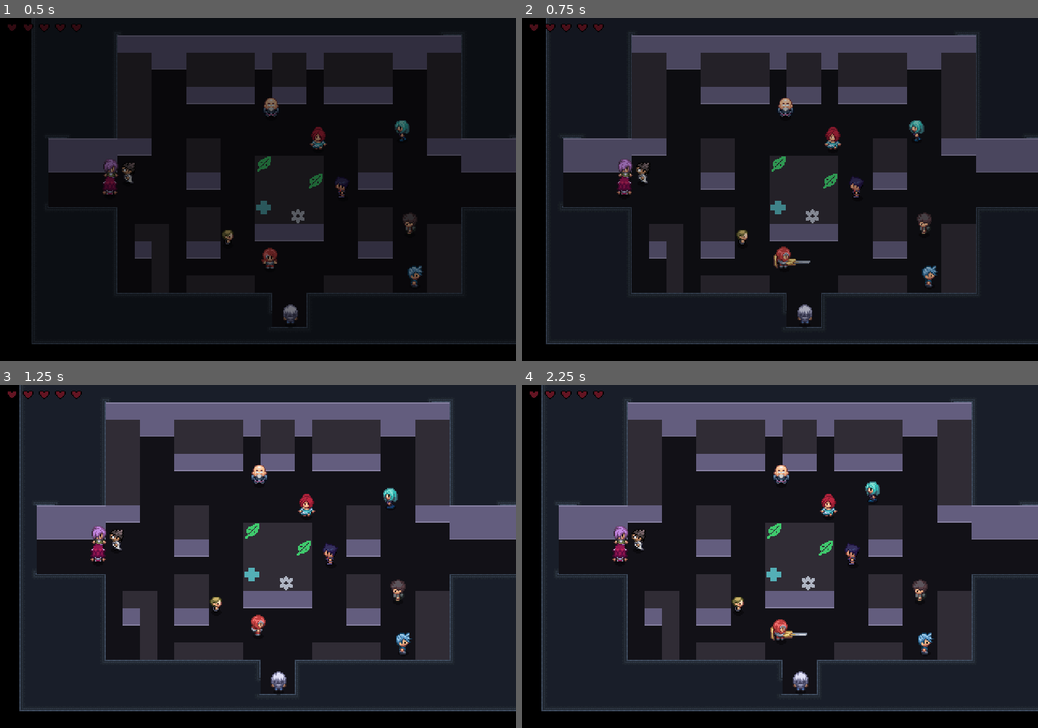
Above: before the commit, frames 1-4 (two rows, left to right).
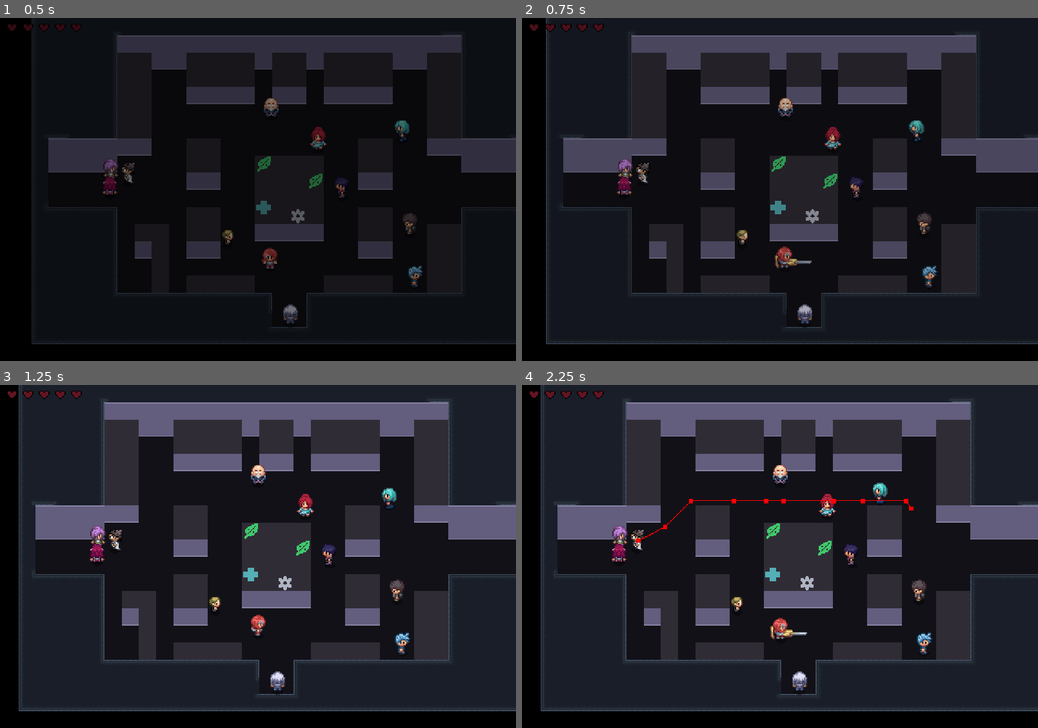
Above: after the commit, the same moments.

Repository: AmethystBlack/personal
Game: Godot game, scene res://world.tscn
Same seed, same stepped clock (60 frames per second), same inputs: the game is played once before the commit and once after it.
Inputs (mouse positions are in pixels of both pictures, inside the frame that each line leads up to):
- Up to frame 1 (0.5 s): no input
- Up to frame 2 (0.75 s): move the mouse to (924, 131) at 0.52 s; hold Right (ui_right) from 0.53 s (still down); tap Space (attack) at 0.6 s; click (924, 131) at 0.67 s
- Up to frame 3 (1.25 s): keep holding Right (ui_right); tap Q (misc) at 0.8 s
- Up to frame 4 (2.25 s): move the mouse to (640, 539) at 1.27 s; release Right (ui_right) at 1.28 s; hold Down (ui_down) 1.28-2.03 s; tap Q (misc) at 1.35 s; click (640, 539) at 1.42 s; tap Space (attack) at 1.55, 2.1 s; move the mouse to (924, 642) at 2.02 s; hold Right (ui_right) from 2.03 s (still down); click (924, 642) at 2.17 s

Frame 1 is identical in both runs. In frame 2, 0.1% of the frame differs, in the area x 48-57%, y 66-73%; in frame 3, 3.0%; in frame 4, 3.4%, in the area x 3-97%, y 0-96%.

Commit message:
player attack repair

Diff:
--- a/Polar/character/PolarNPC/Evristt/evristt.tscn
+++ b/Polar/character/PolarNPC/Evristt/evristt.tscn
@@ -11,9 +11,10 @@
 offset = Vector2(-24, -48)
 
 [node name="Stats" parent="." index="9"]
+max_health = 5
 initiative = 70
 
-[editable path="HitboxPivot/SwordHitbox"]
+[editable path="HitboxPivot/AttackHitbox"]
 [editable path="HitboxPivot/InteractRange"]
 [editable path="Hurtbox"]
 [editable path="SoftCollision"]
--- a/Polar/character/PolarNPC/polar_npc.gd
+++ b/Polar/character/PolarNPC/polar_npc.gd
@@ -10,7 +10,7 @@
 		h.Party.append(self)
 
 func _input(event):
-	if h.HUD.canControl():
+	if h.HUD and h.HUD.canControl():
 		if mousedOver == true:
 			if event is InputEventMouseButton && event.pressed == true:
 				h.HUD.selectCharacter(self)
--- a/Polar/character/actor.gd
+++ b/Polar/character/actor.gd
@@ -154,7 +154,7 @@
 
 func move_state(delta):
 	if moveVector != Vector2.ZERO:
-		velocity = velocity.move_toward(moveVector * stats.max_speed, (stats.acceleration * delta))
+		velocity = getVelocity(moveVector, delta)
 		updateFacing(velocity)
 	else:
 		animationState.travel("Idle")
@@ -169,7 +169,7 @@
 func set_movement_target(movement_target: Vector2):
 	navigation_agent.target_position = movement_target
 
-func path_state(_delta):
+func path_state(delta):
 	if navigation_agent.is_navigation_finished():
 		state = State.MOVING
 		animationState.travel("Idle")
@@ -178,11 +178,30 @@
 	var current_agent_position: Vector2 = global_position
 	var next_path_position: Vector2 = navigation_agent.get_next_path_position()
 	#print(next_path_position)
-	velocity = current_agent_position.direction_to(next_path_position) * stats.max_speed
+	var moveToward = current_agent_position.direction_to(next_path_position)
+	velocity = getVelocity(moveToward, delta)
 	updateFacing(velocity)
 	if softCollision.is_colliding():
-		velocity += softCollision.get_push_vector() * _delta * 500
-	move_and_slide()
+		velocity += softCollision.get_push_vector() * delta * 500
+	move_and_slide()
+
+func getVelocity(direction, delta):
+	var acceleration = getAcceleration(delta)
+	var velo = direction * stats.max_speed
+	var velo2 = velocity.move_toward(direction * stats.max_speed, acceleration)
+
+	# jank reduction act of 2025
+	if abs(velo2.x) > abs(velo.x):
+		velo2.x = velo.x
+	if abs(velo2.y) > abs(velo.y):
+		velo2.y = velo.y
+
+	return velo2
+
+func getAcceleration(delta):
+	var acceleration = stats.acceleration * delta
+	acceleration *= 10
+	return acceleration
 
 ##❆❅❆❅❆❆❅❆❅❆❆❅❆❅❆❆❅❆❅❆❆❅❆❅❆❆❅❆❅❆❆❅❆❅❆❆❅❆❅❆❆❅❆❅❆
 ##❅❆❅	Damage and Interaction
--- a/Polar/character/actor.tscn
+++ b/Polar/character/actor.tscn
@@ -19,6 +19,174 @@
 radius = 2.0
 height = 8.0
 
+[sub_resource type="Animation" id="Animation_j4cno"]
+resource_name = "AttackDown"
+length = 0.2
+tracks/0/type = "value"
+tracks/0/imported = false
+tracks/0/enabled = true
+tracks/0/path = NodePath("Sprite2D:position")
+tracks/0/interp = 1
+tracks/0/loop_wrap = true
+tracks/0/keys = {
+"times": PackedFloat32Array(0, 0.1, 0.2),
+"transitions": PackedFloat32Array(1, 1, 1),
+"update": 0,
+"values": [Vector2(0, 0), Vector2(0, 6), Vector2(0, 0)]
+}
+tracks/1/type = "method"
+tracks/1/imported = false
+tracks/1/enabled = true
+tracks/1/path = NodePath(".")
+tracks/1/interp = 1
+tracks/1/loop_wrap = true
+tracks/1/keys = {
+"times": PackedFloat32Array(0.2),
+"transitions": PackedFloat32Array(1),
+"values": [{
+"args": [],
+"method": &"attack_animation_finished"
+}]
+}
+tracks/2/type = "value"
+tracks/2/imported = false
+tracks/2/enabled = true
+tracks/2/path = NodePath("HitboxPivot/AttackHitbox/CollisionShape2D:disabled")
+tracks/2/interp = 1
+tracks/2/loop_wrap = true
+tracks/2/keys = {
+"times": PackedFloat32Array(0, 0.2),
+"transitions": PackedFloat32Array(1, 1),
+"update": 1,
+"values": [false, true]
+}
+
+[sub_resource type="Animation" id="Animation_jpfw5"]
+resource_name = "AttackLeft"
+length = 0.2
+tracks/0/type = "value"
+tracks/0/imported = false
+tracks/0/enabled = true
+tracks/0/path = NodePath("Sprite2D:position")
+tracks/0/interp = 1
+tracks/0/loop_wrap = true
+tracks/0/keys = {
+"times": PackedFloat32Array(0, 0.1, 0.2),
+"transitions": PackedFloat32Array(1, 1, 1),
+"update": 0,
+"values": [Vector2(0, 0), Vector2(-6, 0), Vector2(0, 0)]
+}
+tracks/1/type = "method"
+tracks/1/imported = false
+tracks/1/enabled = true
+tracks/1/path = NodePath(".")
+tracks/1/interp = 1
+tracks/1/loop_wrap = true
+tracks/1/keys = {
+"times": PackedFloat32Array(0.2),
+"transitions": PackedFloat32Array(1),
+"values": [{
+"args": [],
+"method": &"attack_animation_finished"
+}]
+}
+tracks/2/type = "value"
+tracks/2/imported = false
+tracks/2/enabled = true
+tracks/2/path = NodePath("HitboxPivot/AttackHitbox/CollisionShape2D:disabled")
+tracks/2/interp = 1
+tracks/2/loop_wrap = true
+tracks/2/keys = {
+"times": PackedFloat32Array(0, 0.2),
+"transitions": PackedFloat32Array(1, 1),
+"update": 1,
+"values": [false, true]
+}
+
+[sub_resource type="Animation" id="Animation_erkbb"]
+resource_name = "AttackRight"
+length = 0.2
+tracks/0/type = "value"
+tracks/0/imported = false
+tracks/0/enabled = true
+tracks/0/path = NodePath("Sprite2D:position")
+tracks/0/interp = 1
+tracks/0/loop_wrap = true
+tracks/0/keys = {
+"times": PackedFloat32Array(0, 0.1, 0.2),
+"transitions": PackedFloat32Array(1, 1, 1),
+"update": 0,
+"values": [Vector2(0, 0), Vector2(6, 0), Vector2(0, 0)]
+}
+tracks/1/type = "method"
+tracks/1/imported = false
+tracks/1/enabled = true
+tracks/1/path = NodePath(".")
+tracks/1/interp = 1
+tracks/1/loop_wrap = true
+tracks/1/keys = {
+"times": PackedFloat32Array(0.2),
+"transitions": PackedFloat32Array(1),
+"values": [{
+"args": [],
+"method": &"attack_animation_finished"
+}]
+}
+tracks/2/type = "value"
+tracks/2/imported = false
+tracks/2/enabled = true
+tracks/2/path = NodePath("HitboxPivot/AttackHitbox/CollisionShape2D:disabled")
+tracks/2/interp = 1
+tracks/2/loop_wrap = true
+tracks/2/keys = {
+"times": PackedFloat32Array(0, 0.2),
+"transitions": PackedFloat32Array(1, 1),
+"update": 1,
+"values": [false, true]
+}
+
+[sub_resource type="Animation" id="Animation_rgije"]
+resource_name = "AttackUp"
+length = 0.2
+tracks/0/type = "value"
+tracks/0/imported = false
+tracks/0/enabled = true
+tracks/0/path = NodePath("Sprite2D:position")
+tracks/0/interp = 1
+tracks/0/loop_wrap = true
+tracks/0/keys = {
+"times": PackedFloat32Array(0, 0.1, 0.2),
+"transitions": PackedFloat32Array(1, 1, 1),
+"update": 0,
+"values": [Vector2(0, 0), Vector2(0, -6), Vector2(0, 0)]
+}
+tracks/1/type = "method"
+tracks/1/imported = false
+tracks/1/enabled = true
+tracks/1/path = NodePath(".")
+tracks/1/interp = 1
+tracks/1/loop_wrap = true
+tracks/1/keys = {
+"times": PackedFloat32Array(0.2),
+"transitions": PackedFloat32Array(1),
+"values": [{
+"args": [],
+"method": &"attack_animation_finished"
+}]
+}
+tracks/2/type = "value"
+tracks/2/imported = false
+tracks/2/enabled = true
+tracks/2/path = NodePath("HitboxPivot/AttackHitbox/CollisionShape2D:disabled")
+tracks/2/interp = 1
+tracks/2/loop_wrap = true
+tracks/2/keys = {
+"times": PackedFloat32Array(0, 0.2),
+"transitions": PackedFloat32Array(1, 1),
+"update": 1,
+"values": [false, true]
+}
+
 [sub_resource type="Animation" id="Animation_lkf08"]
 resource_name = "IdleDown"
 length = 0.1
@@ -193,70 +361,6 @@
 "transitions": PackedFloat32Array(1, 1, 1, 1),
 "update": 1,
 "values": [12, 13, 14, 15]
-}
-
-[sub_resource type="Animation" id="Animation_j4cno"]
-resource_name = "AttackDown"
-length = 0.2
-tracks/0/type = "value"
-tracks/0/imported = false
-tracks/0/enabled = true
-tracks/0/path = NodePath("Sprite2D:position")
-tracks/0/interp = 1
-tracks/0/loop_wrap = true
-tracks/0/keys = {
-"times": PackedFloat32Array(0, 0.1, 0.2),
-"transitions": PackedFloat32Array(1, 1, 1),
-"update": 0,
-"values": [Vector2(0, 0), Vector2(0, 6), Vector2(0, 0)]
-}
-
-[sub_resource type="Animation" id="Animation_jpfw5"]
-resource_name = "AttackLeft"
-length = 0.2
-tracks/0/type = "value"
-tracks/0/imported = false
-tracks/0/enabled = true
-tracks/0/path = NodePath("Sprite2D:position")
-tracks/0/interp = 1
-tracks/0/loop_wrap = true
-tracks/0/keys = {
-"times": PackedFloat32Array(0, 0.1, 0.2),
-"transitions": PackedFloat32Array(1, 1, 1),
-"update": 0,
-"values": [Vector2(0, 0), Vector2(-6, 0), Vector2(0, 0)]
-}
-
-[sub_resource type="Animation" id="Animation_erkbb"]
-resource_name = "AttackRight"
-length = 0.2
-tracks/0/type = "value"
-tracks/0/imported = false
-tracks/0/enabled = true
-tracks/0/path = NodePath("Sprite2D:position")
-tracks/0/interp = 1
-tracks/0/loop_wrap = true
-tracks/0/keys = {
-"times": PackedFloat32Array(0, 0.1, 0.2),
-"transitions": PackedFloat32Array(1, 1, 1),
-"update": 0,
-"values": [Vector2(0, 0), Vector2(6, 0), Vector2(0, 0)]
-}
-
-[sub_resource type="Animation" id="Animation_rgije"]
-resource_name = "AttackUp"
-length = 0.2
-tracks/0/type = "value"
-tracks/0/imported = false
-tracks/0/enabled = true
-tracks/0/path = NodePath("Sprite2D:position")
-tracks/0/interp = 1
-tracks/0/loop_wrap = true
-tracks/0/keys = {
-"times": PackedFloat32Array(0, 0.1, 0.2),
-"transitions": PackedFloat32Array(1, 1, 1),
-"update": 0,
-"values": [Vector2(0, 0), Vector2(0, -6), Vector2(0, 0)]
 }
 
 [sub_resource type="AnimationLibrary" id="AnimationLibrary_ayke2"]
@@ -515,6 +619,7 @@
 path_postprocessing = 1
 simplify_path = true
 radius = 12.0
+debug_enabled = true
 
 [node name="Interaction" type="Area2D" parent="."]
 collision_layer = 2
--- a/Polar/character/enemy.tscn
+++ b/Polar/character/enemy.tscn
@@ -54,7 +54,7 @@
 [node name="Interaction" parent="." index="15"]
 collision_layer = 0
 
-[editable path="HitboxPivot/SwordHitbox"]
+[editable path="HitboxPivot/AttackHitbox"]
 [editable path="HitboxPivot/InteractRange"]
 [editable path="Hurtbox"]
 [editable path="PlayerDetectionZone"]
--- a/Polar/character/player/player.tscn
+++ b/Polar/character/player/player.tscn
@@ -1,12 +1,11 @@
-[gd_scene load_steps=28 format=3 uid="uid://b6m36di04f8hp"]
+[gd_scene load_steps=27 format=3 uid="uid://b6m36di04f8hp"]
 
 [ext_resource type="Script" path="res://character/PolarNPC/polar_npc.gd" id="2_vqtsw"]
 [ext_resource type="PackedScene" uid="uid://da24yl2y8xbyy" path="res://character/actor.tscn" id="3_elef3"]
 [ext_resource type="AudioStream" uid="uid://cn73eae8u2oga" path="res://audio/Swipe.wav" id="3_gklxc"]
 [ext_resource type="Shader" path="res://WhiteColor.gdshader" id="3_j8rm3"]
 [ext_resource type="AudioStream" uid="uid://2a28mlrrbqup" path="res://audio/Evade.wav" id="4_3l6y0"]
-[ext_resource type="Script" path="res://character/player/player_control.gd" id="4_uxiqm"]
-[ext_resource type="Script" path="res://character/player/camera_control.gd" id="10_4i6nx"]
+[ext_resource type="PackedScene" uid="uid://dulrgm0mecrld" path="res://character/player/player_control.tscn" id="6_m0i5d"]
 
 [sub_resource type="ShaderMaterial" id="ShaderMaterial_1lm6m"]
 shader = ExtResource("3_j8rm3")
@@ -639,8 +638,10 @@
 
 [node name="Sprite2D" parent="." index="1"]
 material = SubResource("ShaderMaterial_1lm6m")
+texture = null
 offset = Vector2(-24, -48)
 vframes = 8
+frame = 20
 
 [node name="AnimationPlayer" parent="." index="3"]
 libraries = {
@@ -653,25 +654,9 @@
 rotation = 1.5708
 shape = SubResource("CapsuleShape2D_51j4a")
 
-[node name="Stats" parent="." index="9"]
-max_health = 5
-acceleration = 300
-max_speed = 220
-
-[node name="PlayerControl" type="Control" parent="." index="13"]
-layout_mode = 3
-anchors_preset = 0
-offset_right = 40.0
-offset_bottom = 40.0
-script = ExtResource("4_uxiqm")
-
-[node name="CameraControl" type="RemoteTransform2D" parent="PlayerControl" index="0"]
-script = ExtResource("10_4i6nx")
+[node name="PlayerControl" parent="." index="13" instance=ExtResource("6_m0i5d")]
 
 [connection signal="area_entered" from="HitboxPivot/InteractRange" to="." method="_on_interact_range_area_entered"]
-[connection signal="actor_attacks" from="PlayerControl" to="." method="_on_player_control_actor_attacks"]
-[connection signal="actor_dodges" from="PlayerControl" to="." method="_on_player_control_actor_dodges"]
-[connection signal="actor_misc" from="PlayerControl" to="." method="_on_player_control_actor_misc"]
 
 [editable path="HitboxPivot/AttackHitbox"]
 [editable path="HitboxPivot/InteractRange"]
--- a/Polar/character/player/player_control.gd
+++ b/Polar/character/player/player_control.gd
@@ -9,11 +9,13 @@
 # Called when the node enters the scene tree for the first time.
 func _ready() -> void:
 	#h.HUD.healthUi.setupHP(player.stats)
-	pass
+	player.state = player.State.MOVING
 
 
 # Called every frame. 'delta' is the elapsed time since the previous frame.
 func _process(delta: float) -> void:
+	if h.HUD == null:
+		return
 	if h.gameState != h.game.SCENE:
 		player.moveVector = getInputVector()
 		otherInputs()
--- /dev/null
+++ b/Polar/character/player/player_control.tscn
@@ -0,0 +1,14 @@
+[gd_scene load_steps=3 format=3 uid="uid://dulrgm0mecrld"]
+
+[ext_resource type="Script" path="res://character/player/player_control.gd" id="1_m30rl"]
+[ext_resource type="Script" path="res://character/player/camera_control.gd" id="2_r0465"]
+
+[node name="PlayerControl" type="Control"]
+layout_mode = 3
+anchors_preset = 0
+offset_right = 40.0
+offset_bottom = 40.0
+script = ExtResource("1_m30rl")
+
+[node name="CameraControl" type="RemoteTransform2D" parent="."]
+script = ExtResource("2_r0465")
--- a/Polar/testMapInherited.tscn
+++ b/Polar/testMapInherited.tscn
@@ -1,8 +1,10 @@
-[gd_scene load_steps=5 format=4 uid="uid://btv3ir7fg74tj"]
+[gd_scene load_steps=7 format=4 uid="uid://btv3ir7fg74tj"]
 
 [ext_resource type="PackedScene" uid="uid://b0tolekoe2wyv" path="res://maps/mapBase.tscn" id="1_81aw1"]
 [ext_resource type="PackedScene" uid="uid://kugrr4otlc72" path="res://character/enemy.tscn" id="2_yc8tv"]
 [ext_resource type="Texture2D" uid="uid://160kmimkw6yj" path="res://character/trchar025.png" id="3_kmkwg"]
+[ext_resource type="PackedScene" uid="uid://dv4cnppkqkhks" path="res://character/PolarNPC/Evristt/evristt.tscn" id="4_iyq5f"]
+[ext_resource type="PackedScene" uid="uid://dulrgm0mecrld" path="res://character/player/player_control.tscn" id="5_jltbx"]
 
 [sub_resource type="NavigationPolygon" id="NavigationPolygon_anuvj"]
 vertices = PackedVector2Array(266, 230, 198, 230, 154, 218, 166, 218, 346, 102, 278, 102, 218, 74, 294, 74, 346, 154, 4 …(724 unchanged characters)…
@@ -41,6 +43,11 @@
 position = Vector2(216, 462)
 skin = ExtResource("3_kmkwg")
 
+[node name="Evristt" parent="ObjectPlane/Actors" index="0" instance=ExtResource("4_iyq5f")]
+position = Vector2(200, 161)
+
+[node name="PlayerControl" parent="ObjectPlane/Actors/Evristt" index="13" instance=ExtResource("5_jltbx")]
+
 [node name="TopLeft" parent="Limits" index="0"]
 position = Vector2(2, -28)
 
